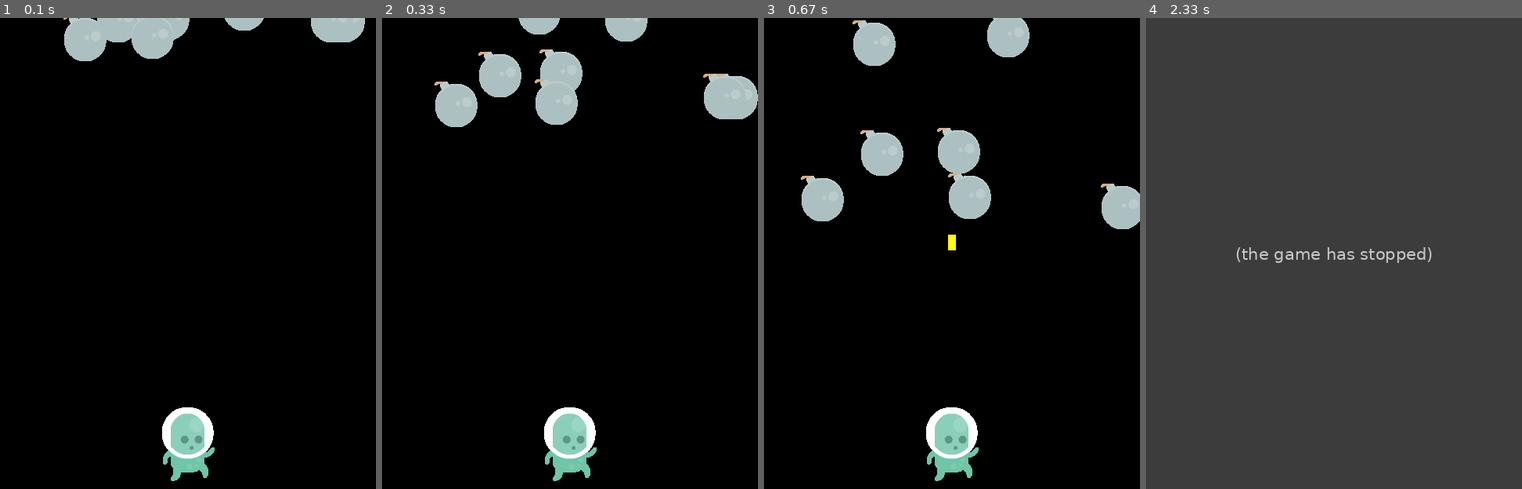
Above: before the commit, frames 1-4 (left to right).
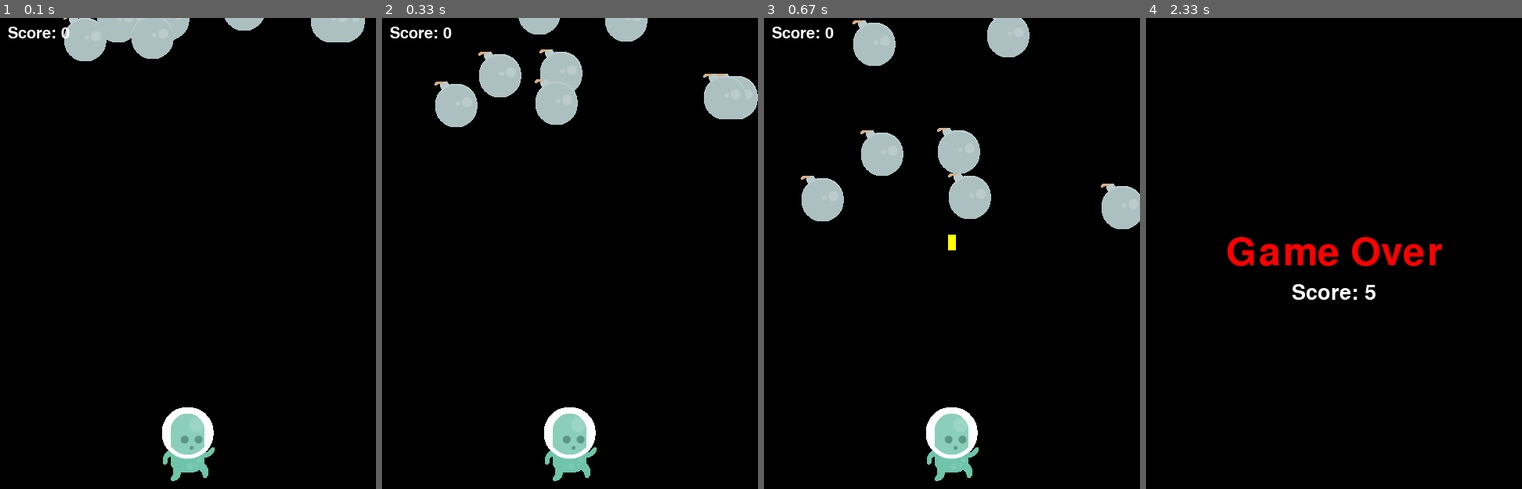
Above: after the commit, the same moments.

Repository: ctimyl/games
Game: pygame game, started from main.py
Same seed, same stepped clock (60 frames per second), same inputs: the game is played once before the commit and once after it.
Inputs:
- Up to frame 1 (0.1 s): no input
- Up to frame 2 (0.33 s): no input
- Up to frame 3 (0.67 s): tap Space at 0.33 s
- Up to frame 4 (2.33 s): hold Right 0.67-1.13 s; tap Space at 0.73, 1.03, 1.23, 1.53, 1.73, 2.03 s; hold Right 1.17-1.63 s; hold Left 1.67-2.2 s

The runs differ from the first frame. In frame 1, 0.2% of the frame differs, in the area x 2-19%, y 1-5%; in frame 2, 0.2%; in frame 3, 0.2%; in frame 4, 100%, in the area x 0-100%, y 0-100%.
Before the commit the program exited at 2.13 s; later frames show no game.

Commit message:
счетчик

Diff:
--- a/game.py
+++ b/game.py
@@ -24,6 +24,8 @@
             self.all_sprites.add(m)
             self.mobs.add(m)
         self.running = True
+        self.font = pygame.font.Font(None, 74)
+        self.score = 0
 
     def run(self):
         while self.running:
@@ -31,6 +33,11 @@
             self.handle_events()
             self.update()
             self.draw()
+
+    def display_score(self):
+        font = pygame.font.SysFont(None, 30)
+        score_text = font.render(f"Score: {self.score}", True, Colours.WHITE)
+        self.screen.blit(score_text, (10, 10))
 
     def handle_events(self):
         for event in pygame.event.get():
@@ -44,6 +51,7 @@
         self.all_sprites.update()
         hits = pygame.sprite.groupcollide(self.mobs, self.bullets, True, True)
         for hit in hits:
+            self.score += 1
             m = Mob(self.assets.mobs_img)
             self.all_sprites.add(m)
             self.mobs.add(m)
@@ -54,8 +62,22 @@
     def draw(self):
         self.screen.fill(Colours.BLACK)
         self.all_sprites.draw(self.screen)
+        self.display_score()
         pygame.display.flip()
 
     def quit(self):
+        self.display_game_over()
+        pygame.time.wait(4000)
         pygame.quit()
-        print("GAME OVER")
+        print("Game Over")
+
+    def display_game_over(self):
+        self.screen.fill(Colours.BLACK)
+        text = self.font.render("Game Over", True, Colours.RED)
+        text_rect = text.get_rect(center=(Settings.WIDTH // 2, Settings.HEIGHT // 2))
+        self.screen.blit(text, text_rect)
+        score_font = pygame.font.SysFont(None, 40)
+        score_text = score_font.render(f"Score: {self.score}", True, Colours.WHITE)
+        score_rect = score_text.get_rect(center=(Settings.WIDTH // 2, Settings.HEIGHT // 2 + 50))
+        self.screen.blit(score_text, score_rect)
+        pygame.display.flip()
